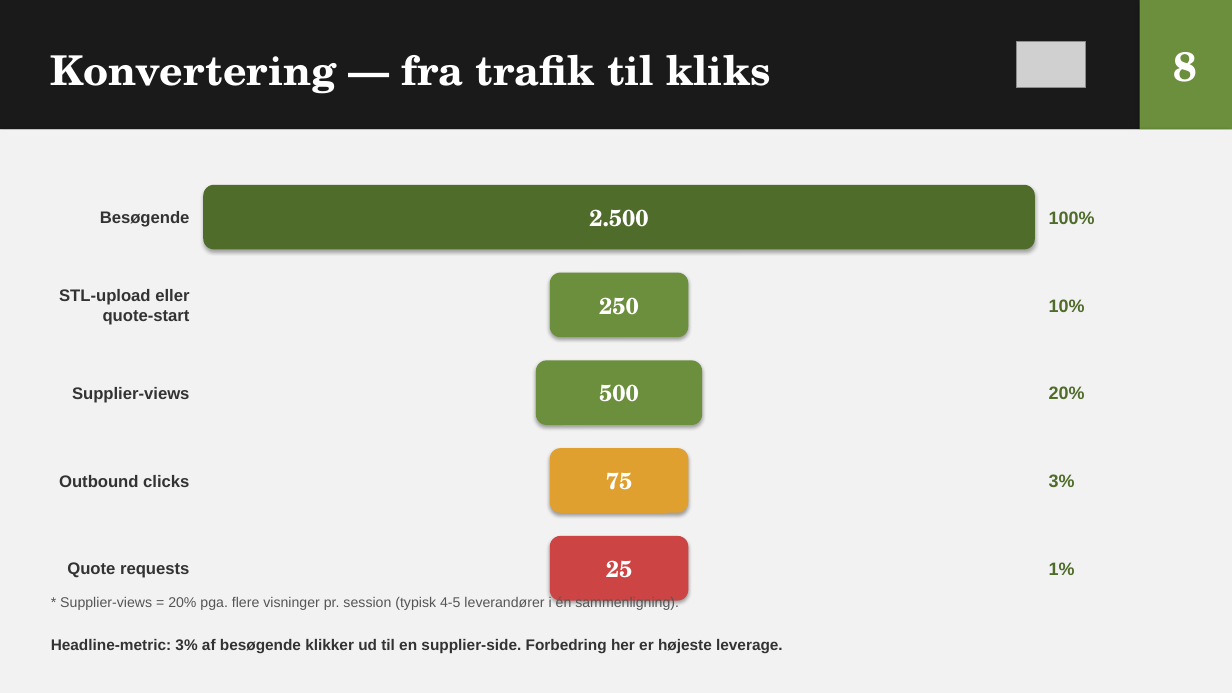
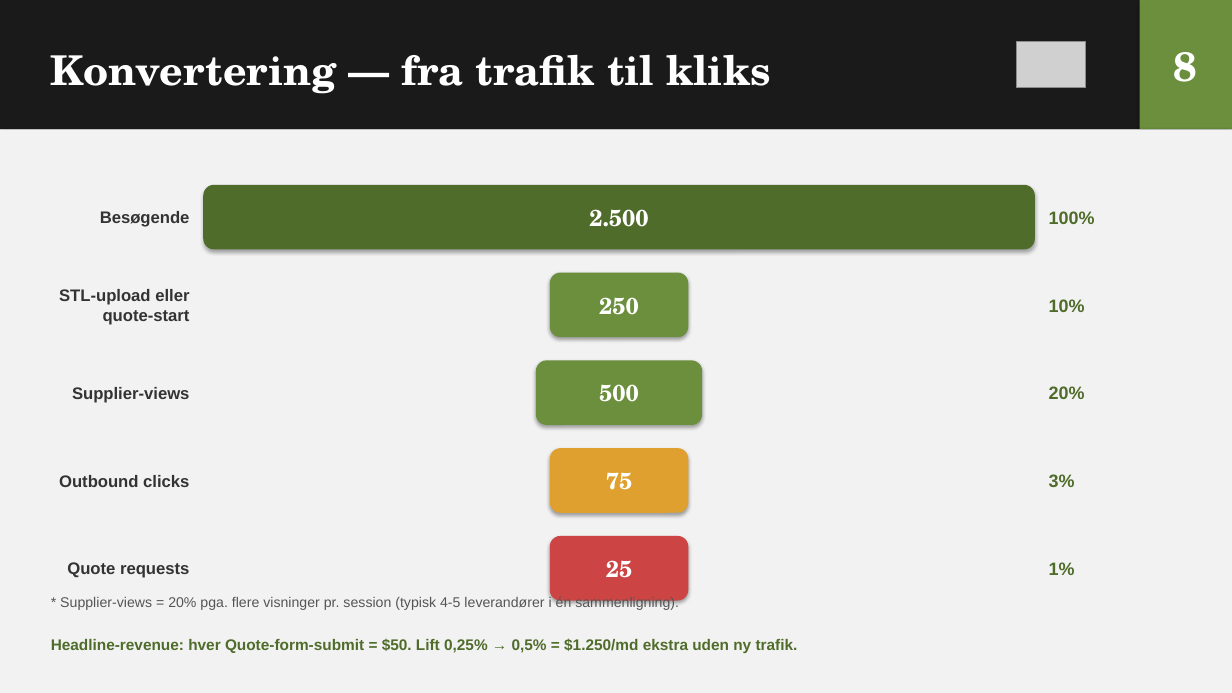
Before and after one commit to chrnymark-web/amsupplycheck, a slide deck: slide 8 of SupplyCheck_Weekly_KPI_Deck.pptx. Drawn at 1232x693 pixels with LibreOffice and Linux fonts; fonts in the diff are those of the drawing; grey boxes stand for pictures. Boxes give left, top, right and bottom in pixels: in the first picture for what was removed or moved away, otherwise in the second. Text is boxed around its words. In the diff, an @@ line names an element or a change of style, - is before the commit and + after.

```diff
--- a/SupplyCheck_Weekly_KPI_Deck.pptx
+++ b/SupplyCheck_Weekly_KPI_Deck.pptx
@@ text at box(51, 638, 798, 653): text changed; text colour #333333 to #4F6C2A @@
-Headline-metric: 3% af besøgende klikker ud til en supplier-side. Forbedring her er højeste leverage.
+Headline-revenue: hver Quote-form-submit = $50. Lift 0,25% → 0,5% = $1.250/md ekstra uden ny trafik.
```
Also in this commit, not shown: 8 other slides changed, 1 slide added, 1 slide removed, 1 other file.
